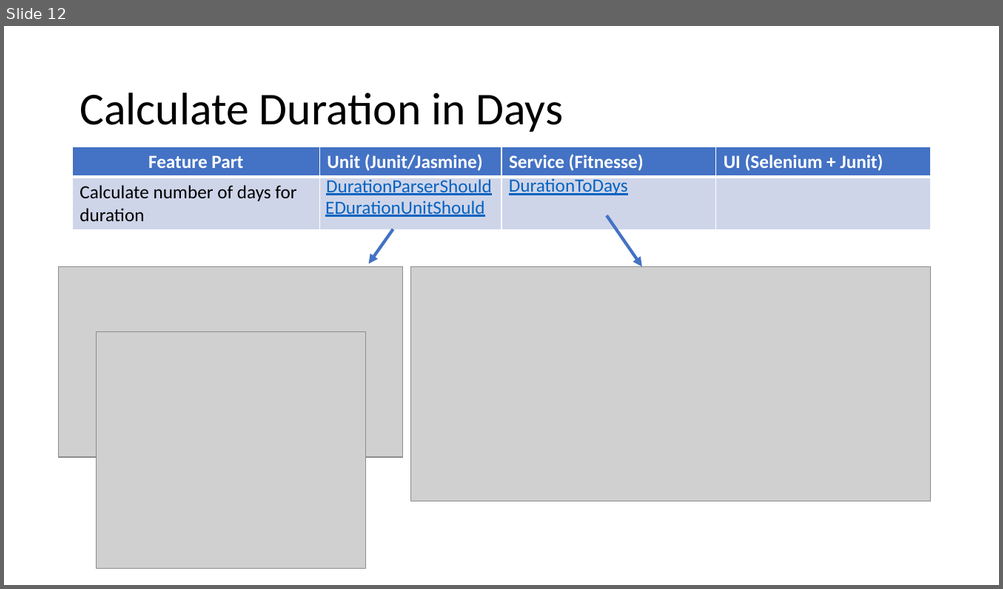
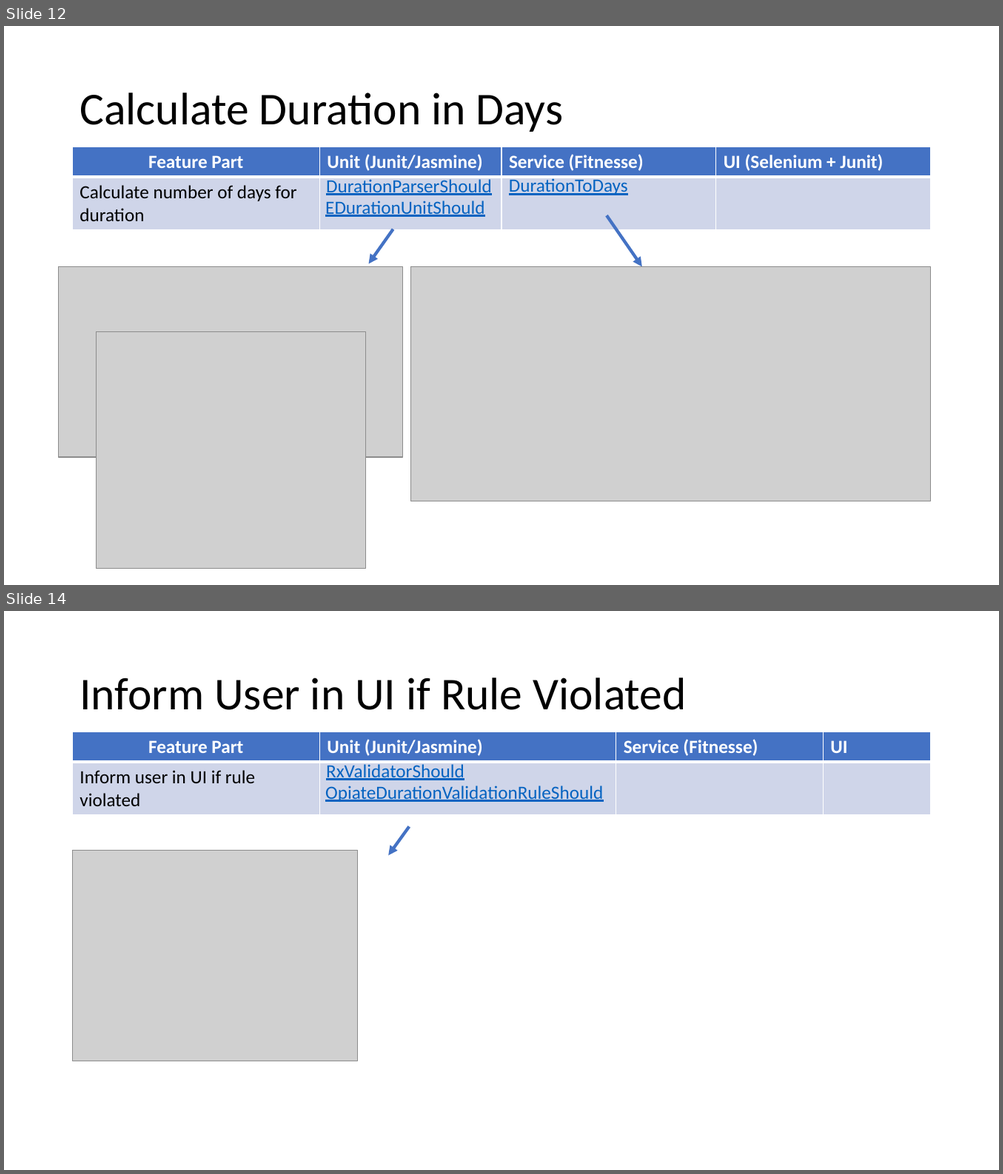
Before and after one commit to weaverj/testpyramidexample, a slide deck: Test Pyramid Presentation.pptx. Shown one above the other, each under a label of ours: slide 12 before the commit, slides 12 and 14 after it; the slides between them are not shown. The pictures are 1003x589 and 1003x1174 pixels, drawn with LibreOffice and Linux fonts; fonts in the diff are those of the drawing; grey boxes stand for pictures; background and template pictures are left out. Boxes give left, top, right and bottom in pixels: in the first picture for what was removed or moved away, otherwise in the second. Text is boxed around its words. In the diff, an @@ line names an element or a change of style, - is before the commit and + after.

```diff
--- a/Test Pyramid Presentation.pptx
+++ b/Test Pyramid Presentation.pptx
@@ slide 14 added at [4,611,999,1170], background #FFFFFF @@
@@ title added at [79,678,686,710], 44 pt, text #000000 @@
+Inform User in UI if Rule Violated
@@ table added at [73,732,930,815], 2 rows, 4 columns @@
+Feature Part | Unit (Junit/Jasmine) | Service (Fitnesse) | UI
+Inform user in UI if rule violated |  |  | 
@@ text added at [326,762,464,780], 18 pt, text #0563C1, underline @@
+RxValidatorShould
@@ text added at [325,786,603,802], 18 pt, text #0563C1, underline @@
+OpiateDurationValidationRuleShould
@@ arrow added from (409, 826) to (388, 856), #4472C4 3 pt @@
@@ picture added at [73,851,358,1062] @@
```
Also in this commit, not shown: 1 slide changed, 2 other files.
